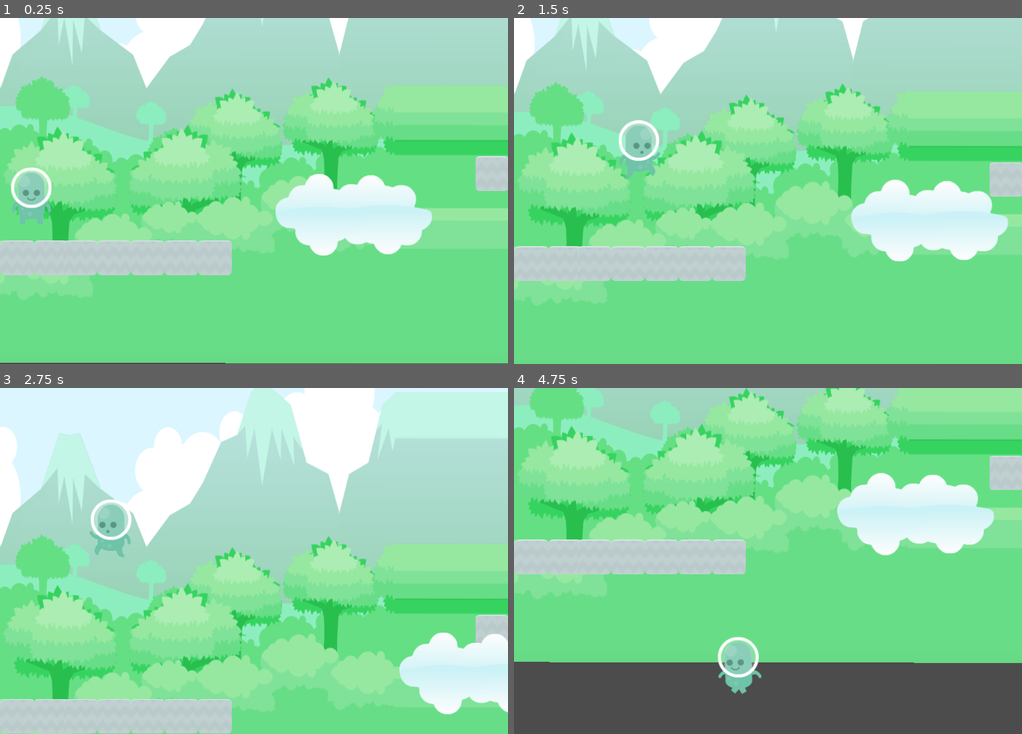
Above: before the commit, frames 1-4 (two rows, left to right).
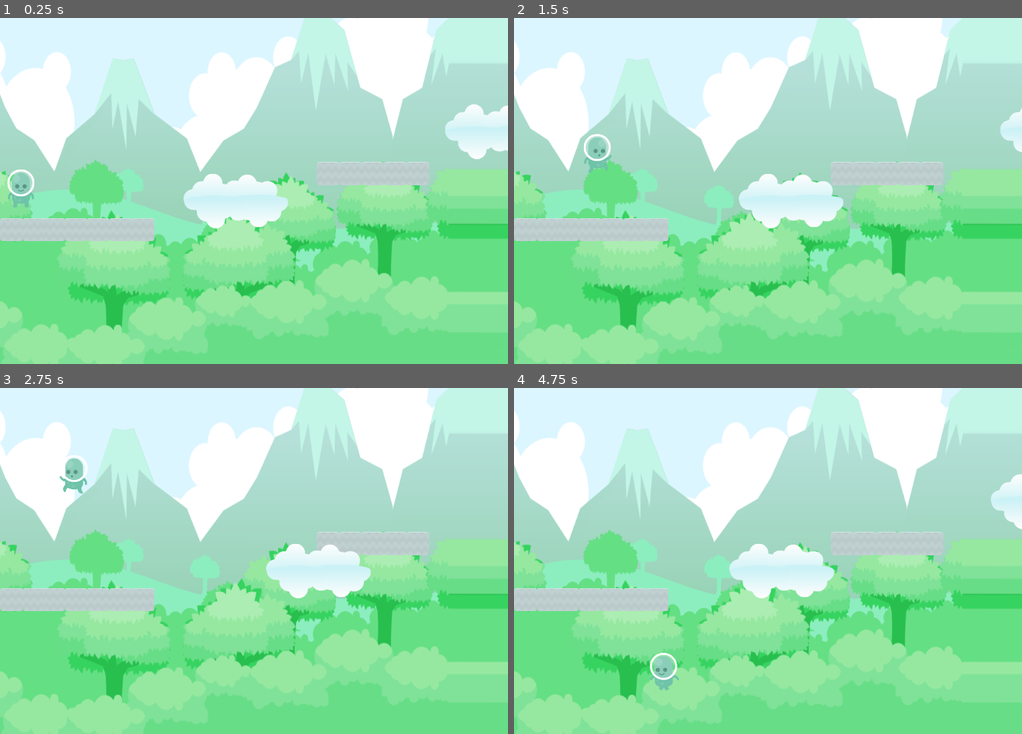
Above: after the commit, the same moments.

Repository: yusdirman/godot_platform_training
Game: Godot game, scene res://Node2D.tscn
Two runs of this game, one before a commit and one after it. Both use one fixed random seed, a clock stepped at 60 frames per second and the inputs below.
Inputs:
- Up to frame 1 (0.25 s): no input
- Up to frame 2 (1.5 s): hold Right (ui_right) from 0.53 s (still down); tap Up (ui_up) at 0.77 s
- Up to frame 3 (2.75 s): tap Up (ui_up) at 1.52 s; release Right (ui_right) at 2.03 s; hold Left (ui_left) from 2.03 s (still down)
- Up to frame 4 (4.75 s): release Left (ui_left) at 2.78 s; hold Right (ui_right) 2.78-4.28 s; tap Up (ui_up) at 3.02, 3.77, 4.52 s; hold Left (ui_left) from 4.28 s (still down)

The runs differ from the first frame. In frame 1, 74% of the frame differs, in the area x 0-100%, y 0-100%; in frame 2, 73%; in frame 3, 46%; in frame 4, 87%.

Commit message:
create tile map. convert a scene to tile map. Create new scene from tile map

Diff:
--- a/Node2D.tscn
+++ b/Node2D.tscn
@@ -1,11 +1,13 @@
-[gd_scene load_steps=7 format=2]
+[gd_scene load_steps=9 format=2]
 
 [ext_resource path="res://sprites/parallax.png" type="Texture" id=1]
-[ext_resource path="res://player.tscn" type="PackedScene" id=2]
-[ext_resource path="res://land_platform.tscn" type="PackedScene" id=3]
-[ext_resource path="res://floating_dock.tscn" type="PackedScene" id=4]
-[ext_resource path="res://awan_guling.tscn" type="PackedScene" id=5]
-[ext_resource path="res://boss.tscn" type="PackedScene" id=6]
+[ext_resource path="res://rakyat.tscn" type="PackedScene" id=2]
+[ext_resource path="res://snowy_floor.tscn" type="PackedScene" id=3]
+[ext_resource path="res://player.tscn" type="PackedScene" id=4]
+[ext_resource path="res://land_platform.tscn" type="PackedScene" id=5]
+[ext_resource path="res://floating_dock.tscn" type="PackedScene" id=6]
+[ext_resource path="res://awan_guling.tscn" type="PackedScene" id=7]
+[ext_resource path="res://boss.tscn" type="PackedScene" id=8]
 
 [node name="world" type="Node2D" index="0"]
 
@@ -26,14 +28,14 @@
 
 [node name="ParallaxLayer" type="ParallaxLayer" parent="ParallaxBackground" index="0"]
 
-motion_scale = Vector2( 1, 1 )
-motion_offset = Vector2( 2, 2 )
+motion_scale = Vector2( 0.5, 0.5 )
+motion_offset = Vector2( 1, 1 )
 motion_mirroring = Vector2( 0, 0 )
 _sections_unfolded = [ "Motion", "Visibility" ]
 
 [node name="Sprite" type="Sprite" parent="ParallaxBackground/ParallaxLayer" index="0"]
 
-position = Vector2( 3802, 322 )
+position = Vector2( 3783.45, 247.819 )
 rotation = 0.00174533
 scale = Vector2( 1, 1.39844 )
 texture = ExtResource( 1 )
@@ -41,152 +43,160 @@
 region_rect = Rect2( 1, 1, 8056, 768 )
 _sections_unfolded = [ "Animation", "Material", "Offset", "Region", "Transform", "Visibility", "Z Index" ]
 
-[node name="player1" parent="." index="1" instance=ExtResource( 2 )]
+[node name="Node2D" parent="ParallaxBackground/ParallaxLayer" index="1" instance=ExtResource( 2 )]
+
+position = Vector2( 3215.95, 230.354 )
+
+[node name="Node2D" parent="ParallaxBackground/ParallaxLayer/Node2D" index="1" instance=ExtResource( 3 )]
+
+position = Vector2( -3467.01, 464.991 )
+
+[node name="player1" parent="." index="1" instance=ExtResource( 4 )]
 
 position = Vector2( 62.7349, 507.079 )
 _sections_unfolded = [ "Z Index" ]
 
-[node name="log_bridge" parent="." index="2" instance=ExtResource( 3 )]
+[node name="log_bridge" parent="." index="2" instance=ExtResource( 5 )]
 
 light_mask = 3
 position = Vector2( 4052, 192 )
 _sections_unfolded = [ "Visibility", "Z Index" ]
 
-[node name="log_bridge4" parent="." index="3" instance=ExtResource( 3 )]
+[node name="log_bridge4" parent="." index="3" instance=ExtResource( 5 )]
 
 light_mask = 3
 position = Vector2( 4382, 42 )
 _sections_unfolded = [ "Visibility", "Z Index" ]
 
-[node name="log_bridge2" parent="." index="4" instance=ExtResource( 3 )]
+[node name="log_bridge2" parent="." index="4" instance=ExtResource( 5 )]
 
 light_mask = 3
 position = Vector2( 4162, 442 )
 _sections_unfolded = [ "Visibility", "Z Index" ]
 
-[node name="log_bridge3" parent="." index="5" instance=ExtResource( 3 )]
+[node name="log_bridge3" parent="." index="5" instance=ExtResource( 5 )]
 
 light_mask = 3
 position = Vector2( 4342, 692 )
 _sections_unfolded = [ "Visibility", "Z Index" ]
 
-[node name="floating_dock" parent="." index="6" instance=ExtResource( 4 )]
+[node name="floating_dock" parent="." index="6" instance=ExtResource( 6 )]
 
 position = Vector2( -168, 642 )
 scale = Vector2( 0.96875, 1 )
 
-[node name="floating_dock2" parent="." index="7" instance=ExtResource( 4 )]
+[node name="floating_dock2" parent="." index="7" instance=ExtResource( 6 )]
 
 position = Vector2( 162, 642 )
 scale = Vector2( 0.96875, 1 )
 
-[node name="floating_dock3" parent="." index="8" instance=ExtResource( 4 )]
+[node name="floating_dock3" parent="." index="8" instance=ExtResource( 6 )]
 
 position = Vector2( 992, 472 )
 scale = Vector2( 0.96875, 1 )
 
-[node name="floating_dock4" parent="." index="9" instance=ExtResource( 4 )]
+[node name="floating_dock4" parent="." index="9" instance=ExtResource( 6 )]
 
 position = Vector2( 1862, 462 )
 scale = Vector2( 0.96875, 1 )
 
-[node name="floating_dock5" parent="." index="10" instance=ExtResource( 4 )]
+[node name="floating_dock5" parent="." index="10" instance=ExtResource( 6 )]
 
 position = Vector2( 2842, 652 )
 scale = Vector2( 0.96875, 1 )
 
-[node name="floating_dock6" parent="." index="11" instance=ExtResource( 4 )]
+[node name="floating_dock6" parent="." index="11" instance=ExtResource( 6 )]
 
 position = Vector2( 3692, 382 )
 scale = Vector2( 0.96875, 1 )
 
-[node name="floating_dock7" parent="." index="12" instance=ExtResource( 4 )]
+[node name="floating_dock7" parent="." index="12" instance=ExtResource( 6 )]
 
 position = Vector2( 4762, 722 )
 scale = Vector2( 0.96875, 1 )
 
-[node name="floating_dock8" parent="." index="13" instance=ExtResource( 4 )]
+[node name="floating_dock8" parent="." index="13" instance=ExtResource( 6 )]
 
 position = Vector2( 5092, 722 )
 scale = Vector2( 0.96875, 1 )
 
-[node name="floating_dock9" parent="." index="14" instance=ExtResource( 4 )]
+[node name="floating_dock9" parent="." index="14" instance=ExtResource( 6 )]
 
 position = Vector2( 5422, 722 )
 scale = Vector2( 0.96875, 1 )
 
-[node name="floating_dock10" parent="." index="15" instance=ExtResource( 4 )]
+[node name="floating_dock10" parent="." index="15" instance=ExtResource( 6 )]
 
 position = Vector2( 5742, 722 )
 scale = Vector2( 0.96875, 1 )
 
-[node name="floating_dock11" parent="." index="16" instance=ExtResource( 4 )]
+[node name="floating_dock11" parent="." index="16" instance=ExtResource( 6 )]
 
 position = Vector2( 6072, 722 )
 scale = Vector2( 0.96875, 1 )
 
-[node name="floating_dock12" parent="." index="17" instance=ExtResource( 4 )]
+[node name="floating_dock12" parent="." index="17" instance=ExtResource( 6 )]
 
 position = Vector2( 6392, 722 )
 scale = Vector2( 0.96875, 1 )
 
-[node name="floating_dock13" parent="." index="18" instance=ExtResource( 4 )]
+[node name="floating_dock13" parent="." index="18" instance=ExtResource( 6 )]
 
 position = Vector2( 6722, 722 )
 scale = Vector2( 0.96875, 1 )
 
-[node name="floating_dock14" parent="." index="19" instance=ExtResource( 4 )]
+[node name="floating_dock14" parent="." index="19" instance=ExtResource( 6 )]
 
 position = Vector2( 7052, 722 )
 scale = Vector2( 0.96875, 1 )
 
-[node name="floating_dock15" parent="." index="20" instance=ExtResource( 4 )]
+[node name="floating_dock15" parent="." index="20" instance=ExtResource( 6 )]
 
 position = Vector2( 7382, 722 )
 scale = Vector2( 0.96875, 1 )
 
-[node name="floating_dock16" parent="." index="21" instance=ExtResource( 4 )]
+[node name="floating_dock16" parent="." index="21" instance=ExtResource( 6 )]
 
 position = Vector2( 7702, 440.867 )
 rotation = 1.5708
 scale = Vector2( 0.96875, 1 )
 _sections_unfolded = [ "Material", "Transform" ]
 
-[node name="floating_dock18" parent="." index="22" instance=ExtResource( 4 )]
+[node name="floating_dock18" parent="." index="22" instance=ExtResource( 6 )]
 
 position = Vector2( 7700, -181.759 )
 rotation = 1.5708
 scale = Vector2( 0.96875, 1 )
 _sections_unfolded = [ "Material", "Transform" ]
 
-[node name="floating_dock17" parent="." index="23" instance=ExtResource( 4 )]
+[node name="floating_dock17" parent="." index="23" instance=ExtResource( 6 )]
 
 position = Vector2( 7701, 135.711 )
 rotation = 1.5708
 scale = Vector2( 0.96875, 1 )
 _sections_unfolded = [ "Material", "Transform" ]
 
-[node name="awan_guling" parent="." index="24" instance=ExtResource( 5 )]
+[node name="awan_guling" parent="." index="24" instance=ExtResource( 7 )]
 
 position = Vector2( 622, 522 )
 scale = Vector2( 1.4375, 1.39844 )
 
-[node name="awan_guling2" parent="." index="25" instance=ExtResource( 5 )]
+[node name="awan_guling2" parent="." index="25" instance=ExtResource( 7 )]
 
 position = Vector2( 1412, 312 )
 scale = Vector2( 1.4375, 1.39844 )
 
-[node name="awan_guling3" parent="." index="26" instance=ExtResource( 5 )]
+[node name="awan_guling3" parent="." index="26" instance=ExtResource( 7 )]
 
 position = Vector2( 2282, 602 )
 scale = Vector2( 1.4375, 1.39844 )
 
-[node name="awan_guling4" parent="." index="27" instance=ExtResource( 5 )]
+[node name="awan_guling4" parent="." index="27" instance=ExtResource( 7 )]
 
 position = Vector2( 3312, 482 )
 scale = Vector2( 1.4375, 1.39844 )
 
-[node name="boss" parent="." index="28" instance=ExtResource( 6 )]
+[node name="boss" parent="." index="28" instance=ExtResource( 8 )]
 
 position = Vector2( 6902.13, 247.411 )
 rotation = 0.00174533
--- a/player.tscn
+++ b/player.tscn
@@ -34,12 +34,12 @@
 "speed": 20.0
 } ]
 
-[sub_resource type="RectangleShape2D" id=1]
+[sub_resource type="RectangleShape2D" id=2]
 
 custom_solver_bias = 0.0
 extents = Vector2( 32, 64 )
 
-[node name="KinematicBody2D" type="KinematicBody2D"]
+[node name="KinematicBody2D" type="KinematicBody2D" index="0"]
 
 input_pickable = false
 collision_layer = 1
@@ -59,11 +59,11 @@
 anchor_mode = 1
 rotating = false
 current = true
-zoom = Vector2( 1, 1 )
+zoom = Vector2( 1.5, 1.5 )
 limit_left = 0
-limit_top = -1000
+limit_top = 0
 limit_right = 10000
-limit_bottom = 1000
+limit_bottom = 768
 limit_smoothed = false
 drag_margin_h_enabled = true
 drag_margin_v_enabled = true
--- /dev/null
+++ b/rakyat.tscn
@@ -0,0 +1,25 @@
+[gd_scene load_steps=2 format=2]
+
+[ext_resource path="res://tileset.tres" type="TileSet" id=1]
+
+[node name="Node2D" type="Node2D" index="0"]
+
+[node name="TileMap" type="TileMap" parent="." index="0"]
+
+mode = 0
+tile_set = ExtResource( 1 )
+cell_size = Vector2( 64, 64 )
+cell_quadrant_size = 16
+cell_custom_transform = Transform2D( 1, 0, 0, 1, 0, 0 )
+cell_half_offset = 2
+cell_tile_origin = 0
+cell_y_sort = false
+cell_clip_uv = false
+collision_use_kinematic = false
+collision_friction = 1.0
+collision_bounce = 0.0
+collision_layer = 1
+collision_mask = 1
+occluder_light_mask = 1
+format = 1
+tile_data = PoolIntArray( 0, 4, 0, 65537, 5, 0, 131074, 6, 0, 262147, 4, 0, 262148, 4, 0, 262149, 4, 0, 262150, 4, 0, 262151, 4, 0, 262152, 4, 0, 262153, 4, 0, 262154, 4, 0, 262155, 4, 0, 262156, 4, 0, 262157, 4, 0, 262158, 4, 0, 262159, 4, 0, 327683, 4, 0, 327684, 4, 0, 327685, 4, 0, 327686, 4, 0, 327687, 4, 0, 327688, 4, 0, 327689, 4, 0, 327690, 4, 0, 327691, 4, 0, 327692, 4, 0, 327693, 4, 0, 327694, 4, 0, 327695, 4, 0, 393219, 4, 0, 393220, 4, 0, 393221, 4, 0, 393222, 4, 0, 393223, 4, 0, 393224, 4, 0, 393225, 4, 0, 393226, 4, 0, 393227, 4, 0, 393228, 4, 0, 393229, 4, 0, 393230, 4, 0, 393231, 4, 0, 458755, 4, 0, 458756, 4, 0, 458757, 4, 0, 458758, 4, 0, 458759, 4, 0, 458760, 4, 0, 458761, 4, 0, 458762, 4, 0, 458763, 4, 0, 458764, 4, 0, 458765, 4, 0, 458766, 4, 0, 458767, 4, 0 )
--- /dev/null
+++ b/snowy_floor.tscn
@@ -0,0 +1,25 @@
+[gd_scene load_steps=2 format=2]
+
+[ext_resource path="res://tileset.tres" type="TileSet" id=1]
+
+[node name="Node2D" type="Node2D" index="0"]
+
+[node name="TileMap" type="TileMap" parent="." index="0"]
+
+mode = 0
+tile_set = ExtResource( 1 )
+cell_size = Vector2( 64, 64 )
+cell_quadrant_size = 16
+cell_custom_transform = Transform2D( 1, 0, 0, 1, 0, 0 )
+cell_half_offset = 2
+cell_tile_origin = 0
+cell_y_sort = false
+cell_clip_uv = false
+collision_use_kinematic = false
+collision_friction = 1.0
+collision_bounce = 0.0
+collision_layer = 1
+collision_mask = 1
+occluder_light_mask = 1
+format = 1
+tile_data = PoolIntArray( 0, 0, 0, 5, 0, 0, 10, 0, 0, 15, 0, 0, 20, 0, 0, 24, 0, 0, 29, 0, 0, 34, 0, 0, 39, 0, 0 )
--- /dev/null
+++ b/tileset.tres
@@ -0,0 +1,71 @@
+[gd_resource type="TileSet" load_steps=4 format=2]
+
+[ext_resource path="res://sprites/platform.land.png" type="Texture" id=1]
+[ext_resource path="res://sprites/platformerGraphicsDeluxe_Updated/preview.png" type="Texture" id=2]
+[ext_resource path="res://sprites/platformerGraphicsDeluxe_Updated/Vector/characters.svg" type="Texture" id=3]
+
+[resource]
+
+0/name = "Sprite"
+0/texture = ExtResource( 1 )
+0/tex_offset = Vector2( 0, 0 )
+0/modulate = Color( 1, 1, 1, 1 )
+0/region = Rect2( 42, 122, 390, 380 )
+0/is_autotile = false
+0/occluder_offset = Vector2( 195, 190 )
+0/navigation_offset = Vector2( 195, 190 )
+0/shapes = [  ]
+1/name = "Sprite2"
+1/texture = ExtResource( 2 )
+1/tex_offset = Vector2( 0, 0 )
+1/modulate = Color( 1, 1, 1, 1 )
+1/region = Rect2( 20, 17, 24, 20 )
+1/is_autotile = false
+1/occluder_offset = Vector2( 12, 10 )
+1/navigation_offset = Vector2( 12, 10 )
+1/shapes = [  ]
+2/name = "Sprite3"
+2/texture = ExtResource( 2 )
+2/tex_offset = Vector2( 0, 0 )
+2/modulate = Color( 1, 1, 1, 1 )
+2/region = Rect2( 50, 19, 21, 16 )
+2/is_autotile = false
+2/occluder_offset = Vector2( 10.5, 8 )
+2/navigation_offset = Vector2( 10.5, 8 )
+2/shapes = [  ]
+3/name = "Sprite4"
+3/texture = ExtResource( 2 )
+3/tex_offset = Vector2( 0, 0 )
+3/modulate = Color( 1, 1, 1, 1 )
+3/region = Rect2( 77, 19, 21, 16 )
+3/is_autotile = false
+3/occluder_offset = Vector2( 10.5, 8 )
+3/navigation_offset = Vector2( 10.5, 8 )
+3/shapes = [  ]
+4/name = "Sprite5"
+4/texture = ExtResource( 3 )
+4/tex_offset = Vector2( 0, 0 )
+4/modulate = Color( 1, 1, 1, 1 )
+4/region = Rect2( 53, 46, 75, 100 )
+4/is_autotile = false
+4/occluder_offset = Vector2( 37.5, 50 )
+4/navigation_offset = Vector2( 37.5, 50 )
+4/shapes = [  ]
+5/name = "Sprite6"
+5/texture = ExtResource( 3 )
+5/tex_offset = Vector2( 0, 0 )
+5/modulate = Color( 1, 1, 1, 1 )
+5/region = Rect2( 133, 46, 70, 100 )
+5/is_autotile = false
+5/occluder_offset = Vector2( 35, 50 )
+5/navigation_offset = Vector2( 35, 50 )
+5/shapes = [  ]
+6/name = "Sprite7"
+6/texture = ExtResource( 3 )
+6/tex_offset = Vector2( 0, 0 )
+6/modulate = Color( 1, 1, 1, 1 )
+6/region = Rect2( 133, 46, 70, 100 )
+6/is_autotile = false
+6/occluder_offset = Vector2( 35, 50 )
+6/navigation_offset = Vector2( 35, 50 )
+6/shapes = [  ]
--- /dev/null
+++ b/tilesheet.tscn
@@ -0,0 +1,57 @@
+[gd_scene load_steps=4 format=2]
+
+[ext_resource path="res://sprites/platform.land.png" type="Texture" id=1]
+[ext_resource path="res://sprites/platformerGraphicsDeluxe_Updated/preview.png" type="Texture" id=2]
+[ext_resource path="res://sprites/platformerGraphicsDeluxe_Updated/Vector/characters.svg" type="Texture" id=3]
+
+[node name="Node2D" type="Node2D" index="0"]
+
+[node name="Sprite" type="Sprite" parent="." index="0"]
+
+position = Vector2( 111.271, -61.4512 )
+texture = ExtResource( 1 )
+region_enabled = true
+region_rect = Rect2( 42, 122, 390, 380 )
+_sections_unfolded = [ "Region" ]
+
+[node name="Sprite2" type="Sprite" parent="." index="1"]
+
+texture = ExtResource( 2 )
+region_enabled = true
+region_rect = Rect2( 20, 17, 24, 20 )
+_sections_unfolded = [ "Region" ]
+
+[node name="Sprite3" type="Sprite" parent="." index="2"]
+
+texture = ExtResource( 2 )
+region_enabled = true
+region_rect = Rect2( 50, 19, 21, 16 )
+_sections_unfolded = [ "Region" ]
+
+[node name="Sprite4" type="Sprite" parent="." index="3"]
+
+texture = ExtResource( 2 )
+region_enabled = true
+region_rect = Rect2( 77, 19, 21, 16 )
+_sections_unfolded = [ "Region" ]
+
+[node name="Sprite5" type="Sprite" parent="." index="4"]
+
+texture = ExtResource( 3 )
+region_enabled = true
+region_rect = Rect2( 53, 46, 75, 100 )
+_sections_unfolded = [ "Region" ]
+
+[node name="Sprite6" type="Sprite" parent="." index="5"]
+
+texture = ExtResource( 3 )
+region_enabled = true
+region_rect = Rect2( 133, 46, 70, 100 )
+_sections_unfolded = [ "Region" ]
+
+[node name="Sprite7" type="Sprite" parent="." index="6"]
+
+texture = ExtResource( 3 )
+region_enabled = true
+region_rect = Rect2( 133, 46, 70, 100 )
+_sections_unfolded = [ "Region" ]
Not shown: 3 places in player.tscn that only renumber resources
Not shown, changed: sprites/platformerGraphicsDeluxe_Updated/Vector/characters.svg.import
Not shown, changed: sprites/platformerGraphicsDeluxe_Updated/Vector/enemies.svg.import
Not shown, changed: sprites/platformerGraphicsDeluxe_Updated/Vector/tiles.svg.import
